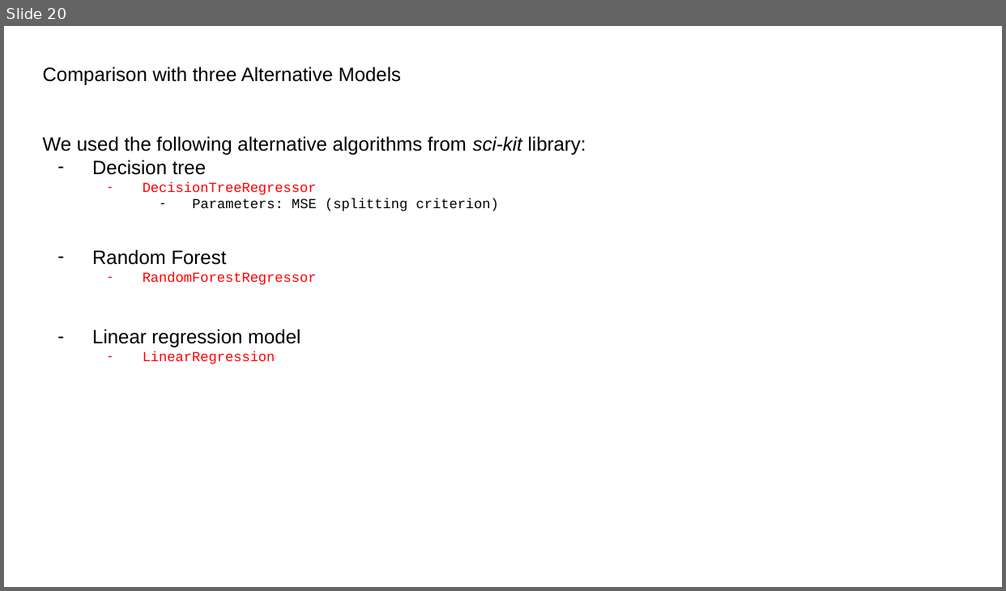
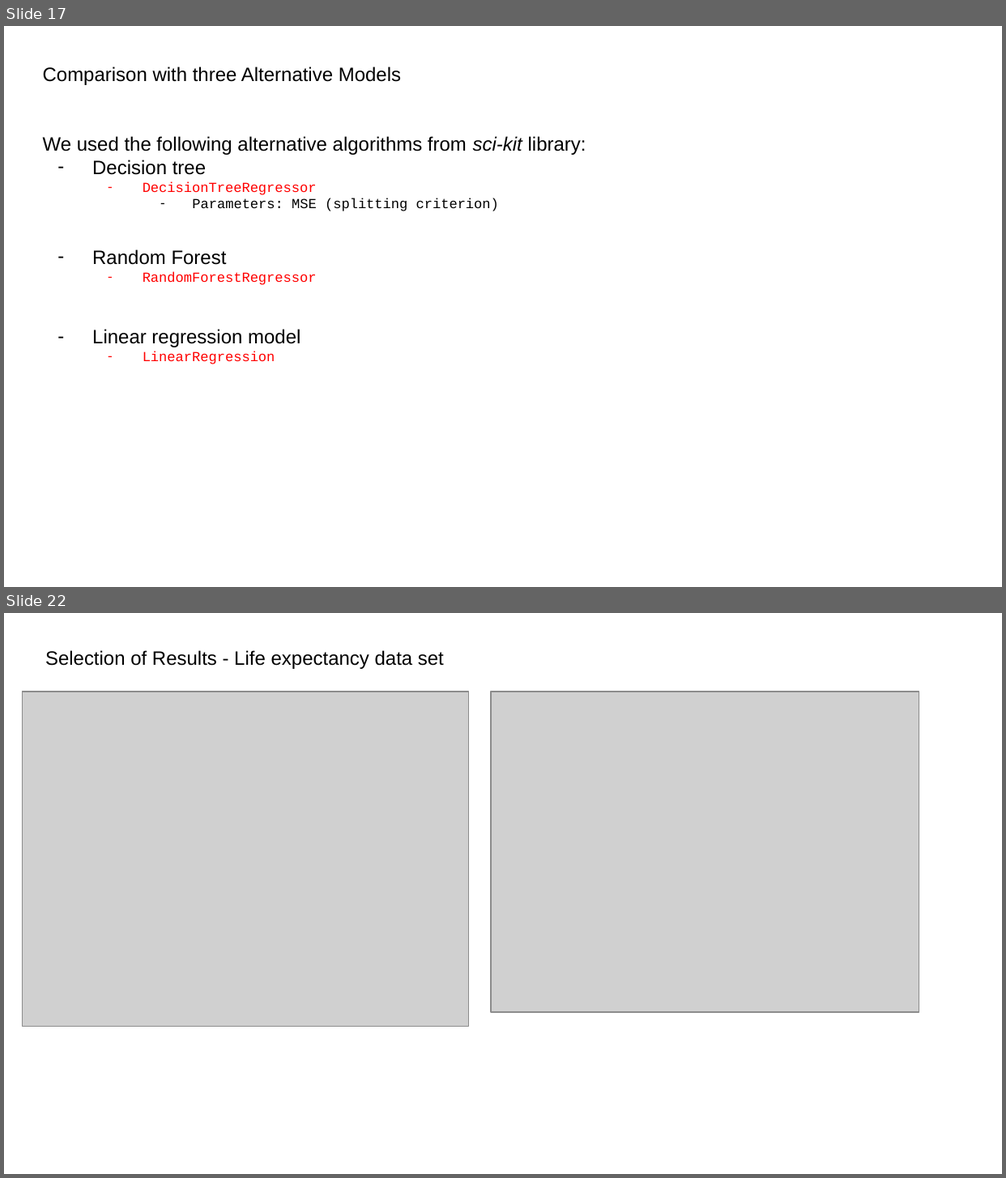
Before and after one commit to fambrogi/MachineLearning, a slide deck: ex_2/Slides_ML_regression.pptx. Shown one above the other, each under a label of ours: slide 20 before the commit, slides 17 and 22 after it; the slides between them are not shown. The pictures are 1006x591 and 1006x1178 pixels, drawn with LibreOffice and Linux fonts; fonts in the diff are those of the drawing; grey boxes stand for pictures. Boxes give left, top, right and bottom in pixels: in the first picture for what was removed or moved away, otherwise in the second. Text is boxed around its words. In the diff, an @@ line names an element or a change of style, - is before the commit and + after.

```diff
--- a/ex_2/Slides_ML_regression.pptx
+++ b/ex_2/Slides_ML_regression.pptx
@@ slide 22 added at (4, 613, 1002, 1174), background #FFFFFF @@
@@ text added at (45, 650, 444, 669), 14 pt, text #000000 @@
+Selection of Results - Life expectancy data set
@@ picture added at (22, 692, 468, 1026) @@
@@ picture added at (491, 692, 919, 1013) @@
@@ what was slide 20 is now slide 17 @@
```
Also in this commit, not shown: 5 slides changed, 4 other slides added, 11 slides removed, 1 other file.
